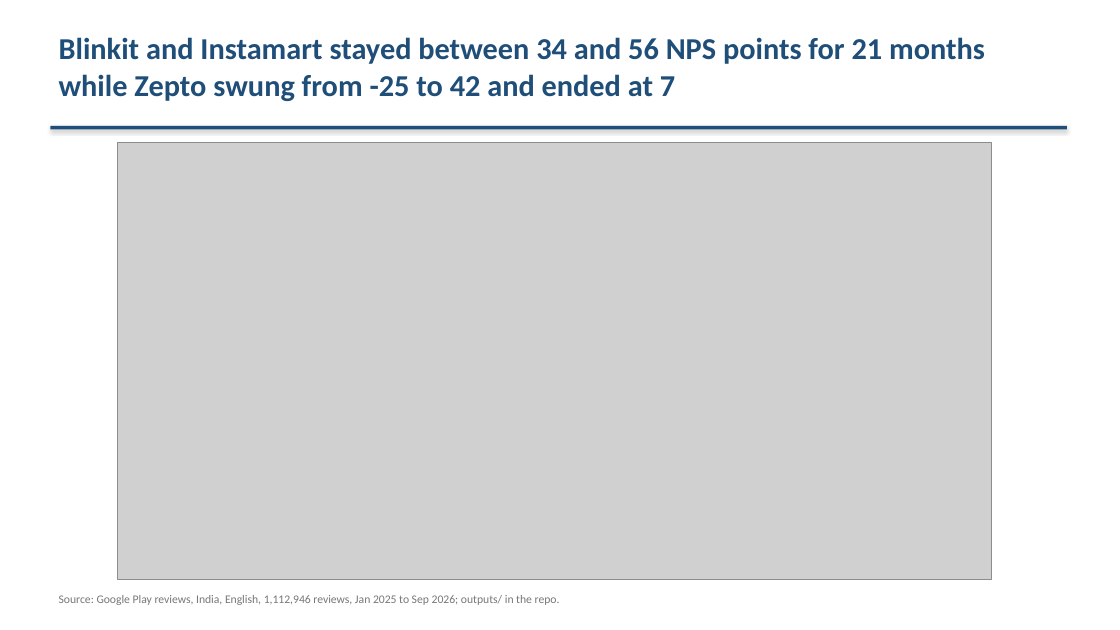
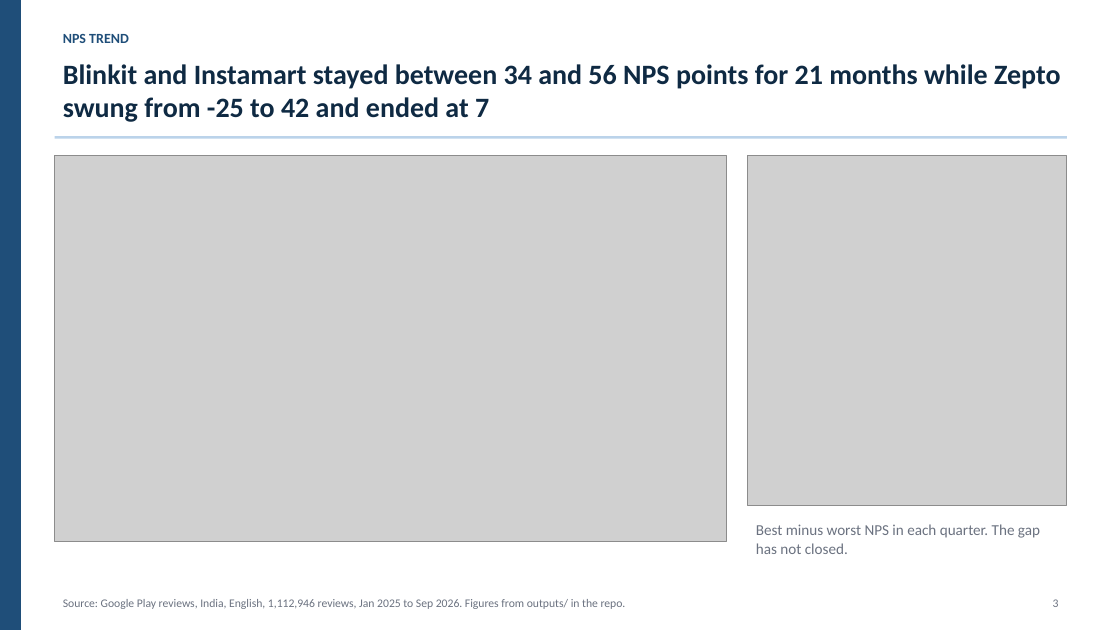
Before and after one commit to kaasyapv/Quick-Commerce-NPS-Benchmark-from-App-Reviews, a slide deck: slide 3 of deck/qcom_nps.pptx (slide 2 before the commit). Drawn at 1120x630 pixels with LibreOffice and Linux fonts; fonts in the diff are those of the drawing; grey boxes stand for pictures. Boxes give left, top, right and bottom in pixels: in the first picture for what was removed or moved away, otherwise in the second. Text is boxed around its words. In the diff, an @@ line names an element or a change of style, - is before the commit and + after.

```diff
--- a/deck/qcom_nps.pptx
+++ b/deck/qcom_nps.pptx
@@ rectangle added at (0,0,21,630), fill #1F4E79 @@
@@ text "Blinkit and Instamart stayed between ...": place and size @@
-text "Blinkit and Instamart stayed between ..." at (59,37,985,101)
+text "Blinkit and Instamart stayed between ..." at (63,64,1060,122)
@@ text "Blinkit and Instamart stayed between ..." at (63,64,1060,122): size 26 to 24 pt, text colour #1F4E79 to #0F2A43; less space between paragraphs @@
@@ text added at (63,34,129,43), 12 pt, text #1F4E79, bold @@
+NPS TREND
@@ rectangle: place and size @@
-rectangle at (50,126,1067,129)
+rectangle at (55,136,1067,139)
@@ rectangle at (55,136,1067,139): fill #1F4E79 to #BBD3EA; shadow off @@
@@ picture: place and size @@
-picture at (118,143,991,580)
+picture at (55,155,727,542)
@@ picture added at (748,155,1067,505) @@
@@ text added at (756,524,1040,554), 13 pt, text #6B7280 @@
+Best minus worst NPS in each quarter. The gap has not closed.
@@ text at (63,599,626,609): text changed; text colour #777777 to #6B7280 @@
-Source: Google Play reviews, India, English, 1,112,946 reviews, Jan 2025 to Sep 2026; outputs/ in the repo.
+Source: Google Play reviews, India, English, 1,112,946 reviews, Jan 2025 to Sep 2026. Figures from outputs/ in the repo.
@@ text added at (1053,599,1059,607), 10 pt, text #6B7280 @@
+3
```
Also in this commit, not shown: 4 other slides changed, 2 slides added, 1 slide removed, 2 other files.
